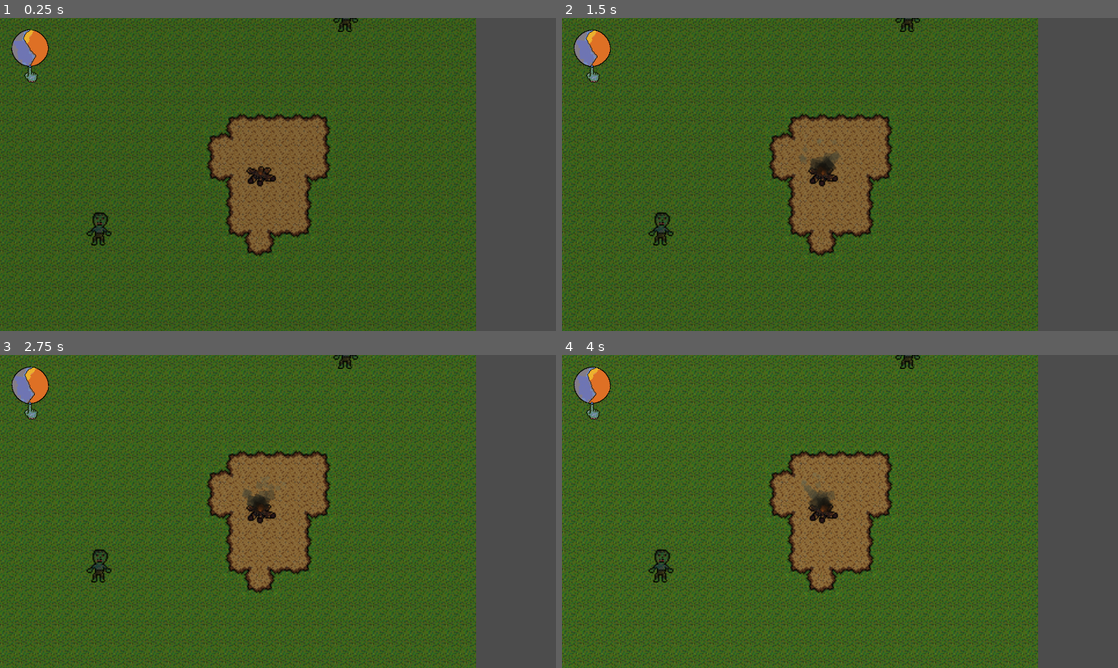
Above: before the commit, frames 1-4 (two rows, left to right).
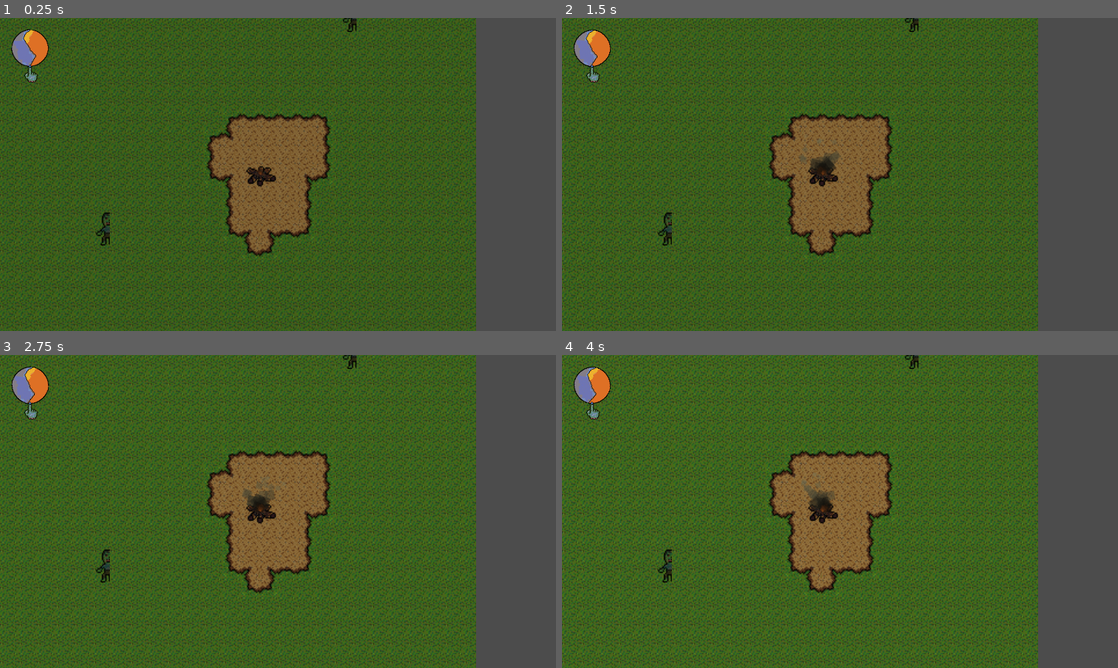
Above: after the commit, the same moments.

Repository: BedfordWest/minute-raid
Game: Godot game, scene res://MinuteRaid.tscn
The game is run twice, just before and just after one commit, with the same random seed, the same clock (stepped at 60 frames per second) and the same inputs.
Inputs:
- Up to frame 1 (0.25 s): no input
- Up to frame 2 (1.5 s): no input
- Up to frame 3 (2.75 s): no input
- Up to frame 4 (4 s): no input

The runs differ from the first frame. In frame 1, 0.4% of the frame differs, in the area x 15-65%, y 0-73%; in frame 2, 0.4%; in frame 3, 0.4%; in frame 4, 0.4%.
Error before the commit: Invalid call. Nonexistent function 'set_input_vector' in base 'Nil'. (res://Utilities/States/EnemyMove.gd:57)

Commit message:
-Get zombies loading without crashes

Diff:
--- a/MinuteRaid/Entities/Enemies/Zombie.tscn
+++ b/MinuteRaid/Entities/Enemies/Zombie.tscn
@@ -20,6 +20,47 @@
 
 [sub_resource type="Animation" id=5]
 resource_name = "Idle"
+length = 0.6
+loop = true
+tracks/0/type = "value"
+tracks/0/path = NodePath("Body/Sprite:frame")
+tracks/0/interp = 1
+tracks/0/loop_wrap = true
+tracks/0/imported = false
+tracks/0/enabled = true
+tracks/0/keys = {
+"times": PoolRealArray( 0, 0.1 ),
+"transitions": PoolRealArray( 1, 1 ),
+"update": 1,
+"values": [ 0, 1 ]
+}
+
+[sub_resource type="Animation" id=9]
+length = 0.001
+tracks/0/type = "value"
+tracks/0/path = NodePath("Body/Sprite:texture")
+tracks/0/interp = 1
+tracks/0/loop_wrap = true
+tracks/0/imported = false
+tracks/0/enabled = true
+tracks/0/keys = {
+"times": PoolRealArray( 0 ),
+"transitions": PoolRealArray( 1 ),
+"update": 0,
+"values": [ ExtResource( 1 ) ]
+}
+tracks/1/type = "value"
+tracks/1/path = NodePath("Body/Sprite:frame")
+tracks/1/interp = 1
+tracks/1/loop_wrap = true
+tracks/1/imported = false
+tracks/1/enabled = true
+tracks/1/keys = {
+"times": PoolRealArray( 0 ),
+"transitions": PoolRealArray( 1 ),
+"update": 0,
+"values": [ 0 ]
+}
 
 [sub_resource type="AnimationNodeAnimation" id=6]
 animation = "Idle"
@@ -37,6 +78,7 @@
 
 [node name="Sprite" type="Sprite" parent="Body"]
 texture = ExtResource( 1 )
+hframes = 2
 
 [node name="CollisionShape2D" type="CollisionShape2D" parent="Body"]
 visible = false
@@ -76,6 +118,7 @@
 [node name="AnimationPlayer" type="AnimationPlayer" parent="AnimationController"]
 root_node = NodePath("../..")
 anims/Idle = SubResource( 5 )
+anims/RESET = SubResource( 9 )
 
 [node name="AnimationTree" type="AnimationTree" parent="AnimationController"]
 tree_root = SubResource( 7 )
--- a/MinuteRaid/Entities/LivingEntity.gd
+++ b/MinuteRaid/Entities/LivingEntity.gd
@@ -11,6 +11,9 @@
 onready var _movement = get_node("Movement")
 onready var _state_machine = get_node("StateMachine")
 onready var _sprite = get_node("Drawing/Character")
+
+func _ready():
+	_state_machine.set_state_entities(self)
 
 func _process(delta):
 	if(health <= 0):
Not shown: 1 places in MinuteRaid/Entities/Enemies/Zombie.tscn that only renumber resources
